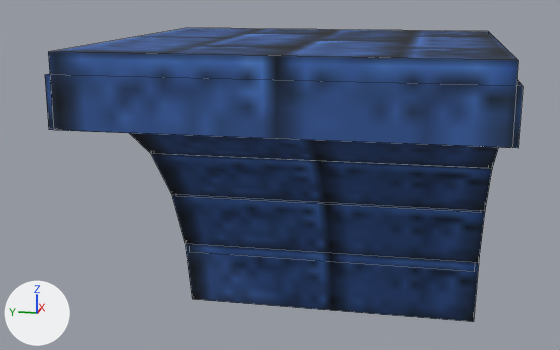
The OBJ model src/main/resources/assets/babylonmod/models/block/arches/lapis_double_arch.obj, before and after one commit.
Both versions are drawn from a 50 mm camera at (-1.6, -0.842, 1.145) aimed at (0.568, -0.409, 0.603). Arrows for +X, +Y and +Z are at lower left; the lights stay in place. Mesh edges are drawn as thin lines. Where no turn or scale is listed for an object, it has been applied to the vertices. Vertices at the same position are counted once.
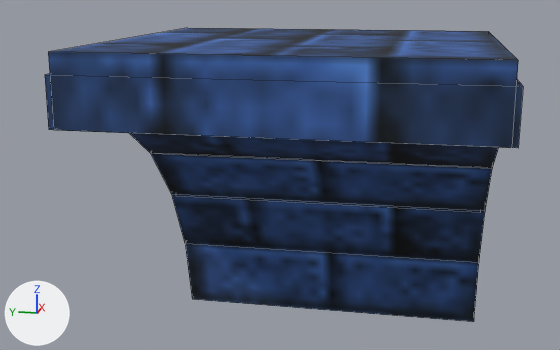
Diff of the bpy script that builds the scene:
```diff
--- a/src/main/resources/assets/babylonmod/models/block/arches/lapis_double_arch.obj.py
+++ b/src/main/resources/assets/babylonmod/models/block/arches/lapis_double_arch.obj.py
@@ img_lapis_main @@
+img_lapis_main = load_image('lapis_main', '../../../textures/block/lapis_main.png', 32, 32, 'sRGB')
@@ mat_lapis_main @@
+mat_lapis_main = principled_material('Lapis_Main')
+mat_lapis_main.texture = img_lapis_main
+mat_lapis_main.roughness = 1.0
@@ me_cube @@
 # used by ob_cube; location = (0.0, 0.0, 0.0)
-me_cube.from_pydata(...)  # 70 vertices, 66 faces; spans x 0.0..1.121, y -1.012..0.013, z 0.0..1.0
-me_cube.vertices[38].co = (0.944, -1.0, 0.206)  # pixel (474, 271)
-me_cube.vertices[39].co = (0.944, 0.0, 0.206)  # pixel (189, 252)
+me_cube.from_pydata(...)  # 70 vertices, 66 faces; spans x 0.0..1.121, y -1.013..0.013, z 0.0..1.0
+# me_cube part 1
+me_cube.vertices[38].co = (0.944, -1.0, 0.269)
+me_cube.vertices[39].co = (0.944, 0.0, 0.269)
+# me_cube part 2: 25 kept faces spanning x 0.001..1.121, y -1.013..0.013, z 0.0..0.949 get new texture (UV) coordinates
+# me_cube part 3: 66 faces spanning x 0.0..1.121, y -1.013..0.013, z 0.0..1.0 switch from mat_m_8b019388_06cf_13bd_1087_66f53a8b6c31 (picture img_lapis_brick_match_sandstone) to mat_lapis_main (picture img_lapis_main)
```

Changed parts and their boxes [x1, y1, x2, y2] in the pictures (560 x 350 px; the box of a moved part takes in the faces that stretch with it):
part 1 of me_cube, moved or reshaped (not visible afterwards)
    before: [189, 251, 474, 272]
part 2 of me_cube, surface changed
    both: [129, 133, 499, 321]
part 3 of me_cube, recoloured
    both: [45, 28, 523, 148]
